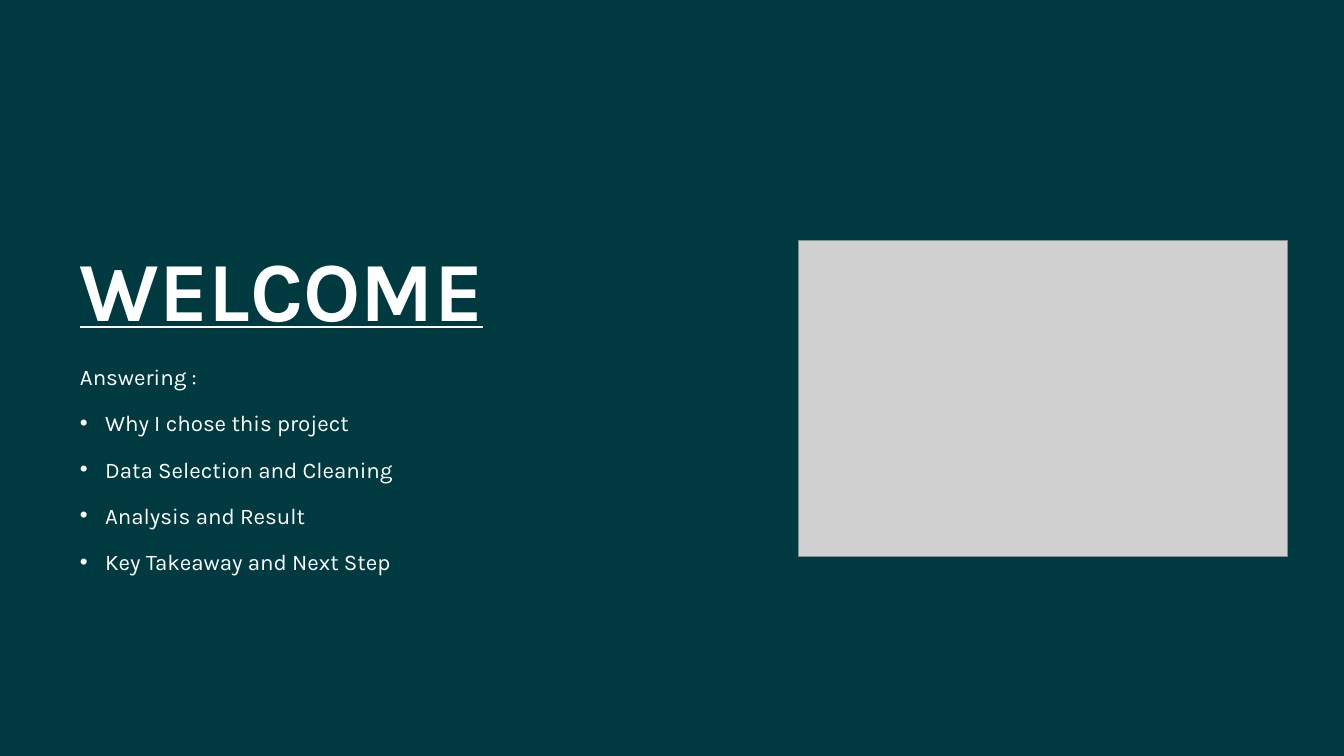
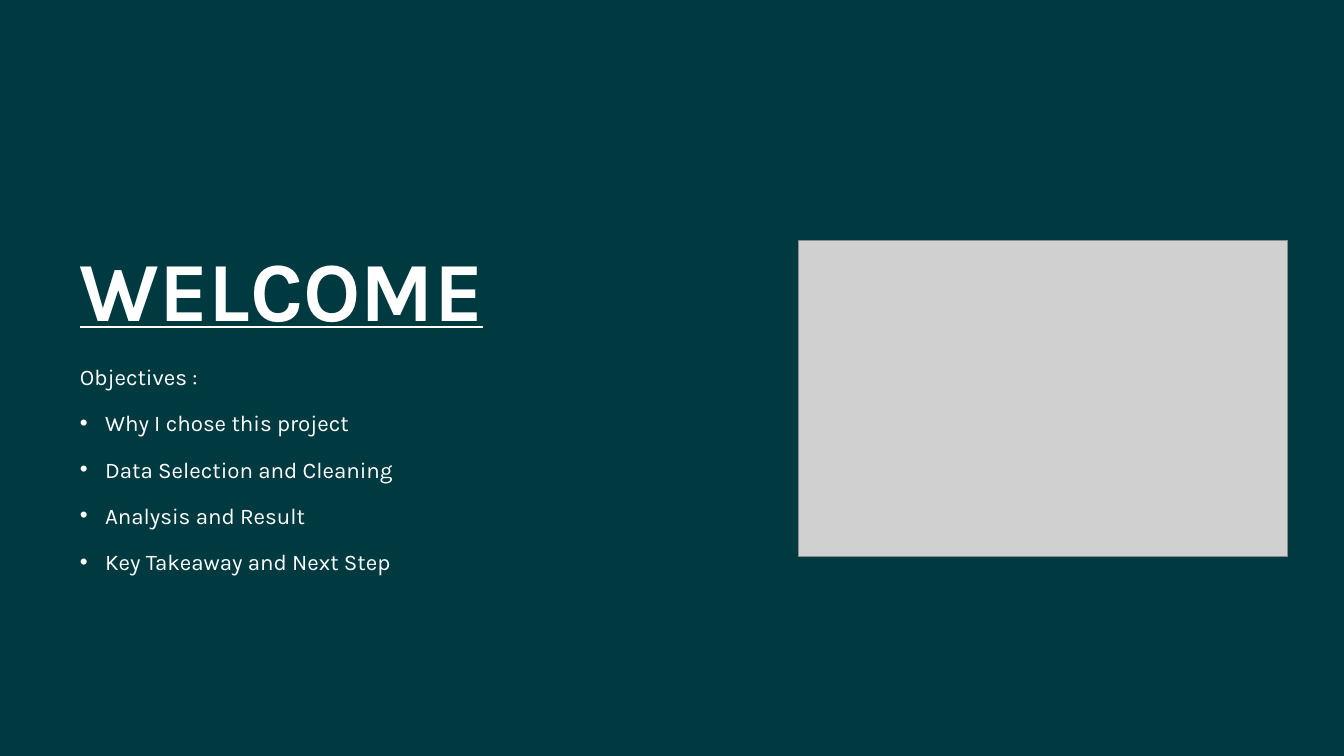
Before and after one commit to jtran217/eth-reddit-sentiment, a slide deck: slide 2 of reports/DeepDive_Eth_Sent_Presentation.pptx. Drawn at 1344x756 pixels with LibreOffice and Linux fonts; fonts in the diff are those of the drawing; grey boxes stand for pictures. Boxes give left, top, right and bottom in pixels: in the first picture for what was removed or moved away, otherwise in the second. Text is boxed around its words. In the diff, an @@ line names an element or a change of style, - is before the commit and + after.

```diff
--- a/reports/DeepDive_Eth_Sent_Presentation.pptx
+++ b/reports/DeepDive_Eth_Sent_Presentation.pptx
@@ text at (80,369,187,391): text changed @@
-Answering :
+Objectives :
```
Also in this commit, not shown: 2 other slides changed.
